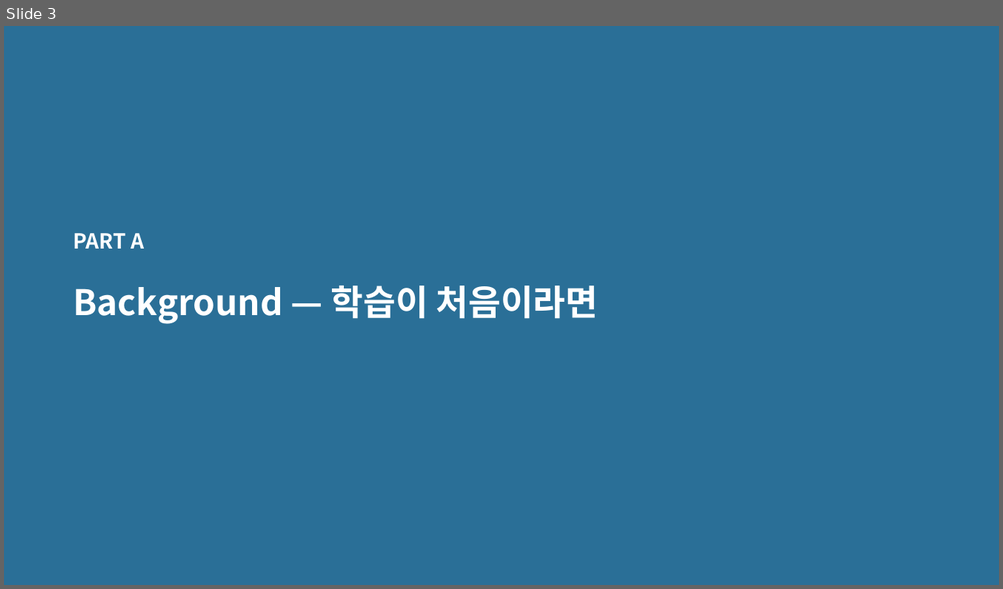
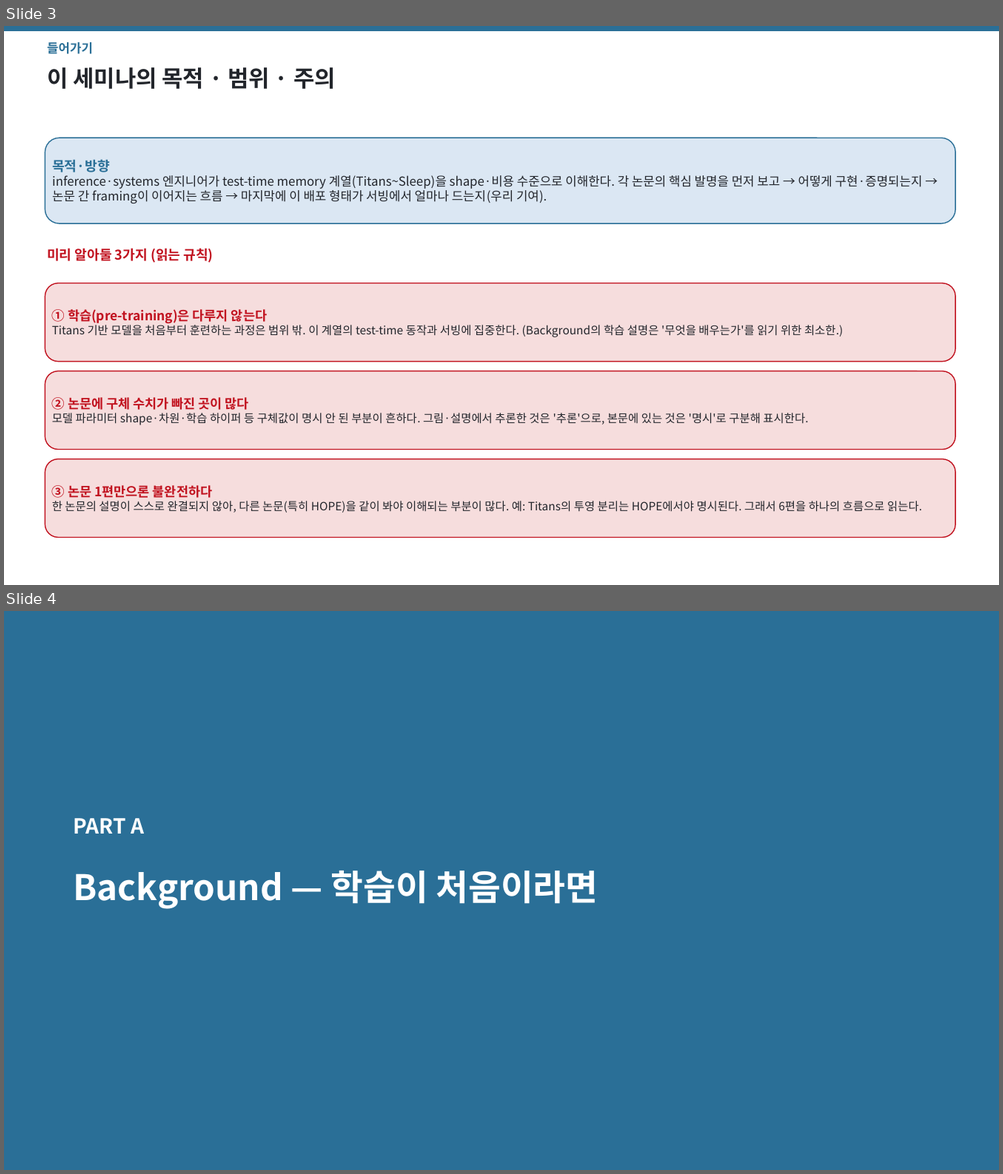
Before and after one commit to jimmylegendary/neural-memory-study, a slide deck: seminar/TTT-seminar.pptx. Shown one above the other, each under a label of ours: slide 3 before the commit, slides 3 and 4 after it. The pictures are 1003x589 and 1003x1174 pixels, drawn with LibreOffice and Linux fonts; fonts in the diff are those of the drawing. Boxes give left, top, right and bottom in pixels: in the first picture for what was removed or moved away, otherwise in the second. Text is boxed around its words. In the diff, an @@ line names an element or a change of style, - is before the commit and + after.

```diff
--- a/seminar/TTT-seminar.pptx
+++ b/seminar/TTT-seminar.pptx
@@ slide 3 added at bbox=[4, 26, 999, 585], background #FFFFFF @@
@@ rectangle added at bbox=[4, 26, 999, 30], fill #2A6F97, outline #2A6F97 1 pt @@
@@ text added at bbox=[47, 42, 93, 54], 12 pt, text #2A6F97, bold @@
+들어가기
@@ text added at bbox=[47, 67, 336, 89], 22 pt, text #22252B, bold @@
+이 세미나의 목적 · 범위 · 주의
@@ rounded rectangle added at bbox=[45, 138, 956, 224], fill #DBE7F3, outline #2A6F97 1 pt, 12 pt, text #22252B @@
+목적·방향
+inference·systems 엔지니어가 test-time memory 계열(Titans~Sleep)을 shape·비용 수준으로 이해한다. 각 논문의 핵심 발명을 먼저 보고 → 어떻게 구현·증명되는지 → 논문 간 framing이 이어지는 흐름 → 마지막에 이 배포 형태가 서빙에서 얼마나 드는지(우리 기여).
@@ text added at bbox=[47, 248, 213, 263], 13 pt, text #C1121F, bold @@
+미리 알아둘 3가지 (읽는 규칙)
@@ rounded rectangle added at bbox=[45, 284, 956, 362], fill #F6DDDD, outline #C1121F 1 pt, 11 pt, text #22252B @@
+① 학습(pre-training)은 다루지 않는다
+Titans 기반 모델을 처음부터 훈련하는 과정은 범위 밖. 이 계열의 test-time 동작과 서빙에 집중한다. (Background의 학습 설명은 '무엇을 배우는가'를 읽기 위한 최소한.)
@@ rounded rectangle added at bbox=[45, 372, 956, 450], fill #F6DDDD, outline #C1121F 1 pt, 11 pt, text #22252B @@
+② 논문에 구체 수치가 빠진 곳이 많다
+모델 파라미터 shape·차원·학습 하이퍼 등 구체값이 명시 안 된 부분이 흔하다. 그림·설명에서 추론한 것은 '추론'으로, 본문에 있는 것은 '명시'로 구분해 표시한다.
@@ rounded rectangle added at bbox=[45, 460, 956, 538], fill #F6DDDD, outline #C1121F 1 pt, 11 pt, text #22252B @@
+③ 논문 1편만으론 불완전하다
+한 논문의 설명이 스스로 완결되지 않아, 다른 논문(특히 HOPE)을 같이 봐야 이해되는 부분이 많다. 예: Titans의 투영 분리는 HOPE에서야 명시된다. 그래서 6편을 하나의 흐름으로 읽는다.
@@ what was slide 3 is now slide 4 @@
```
Also in this commit, not shown: 12 other slides added, 1 slide removed, 7 other files.
